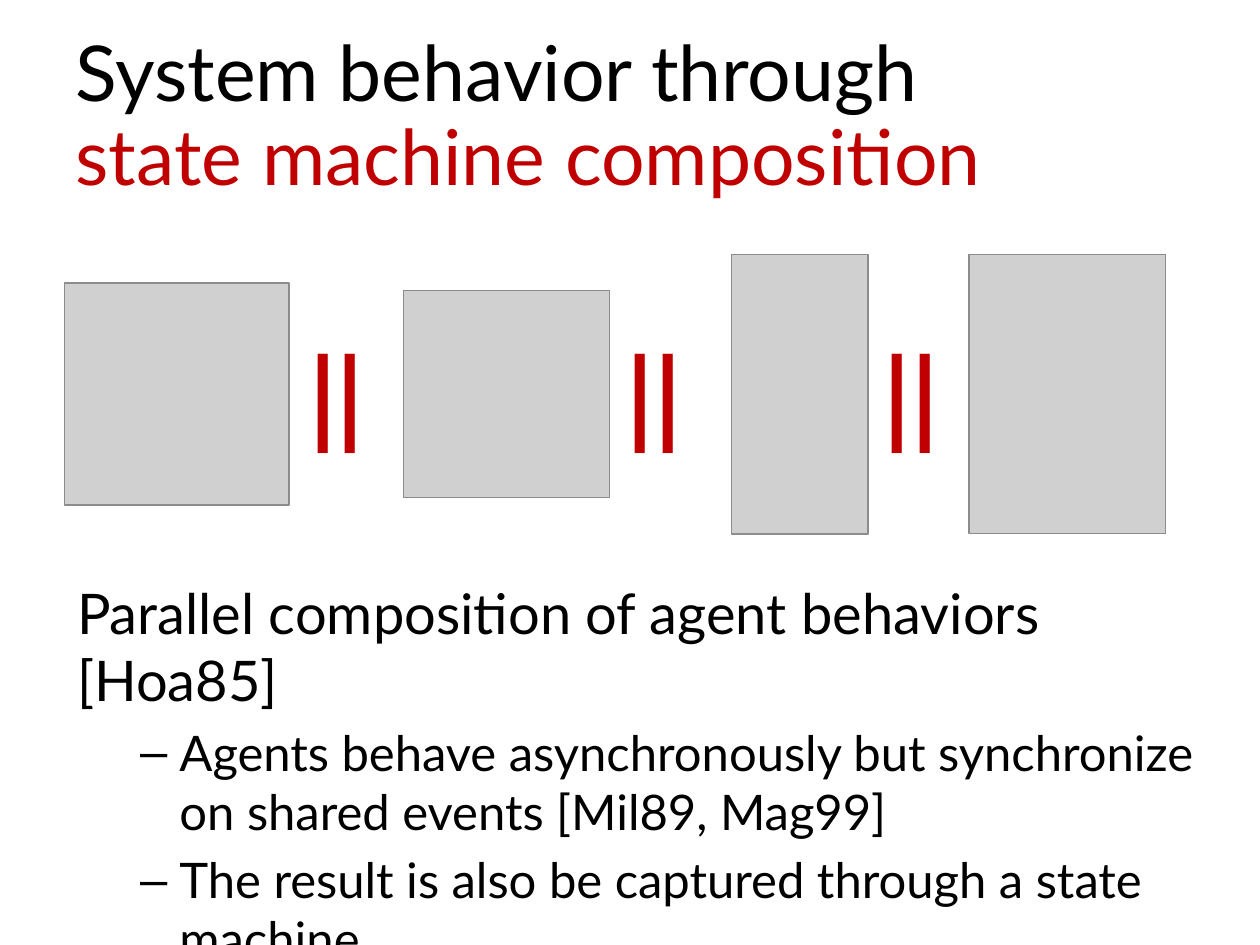
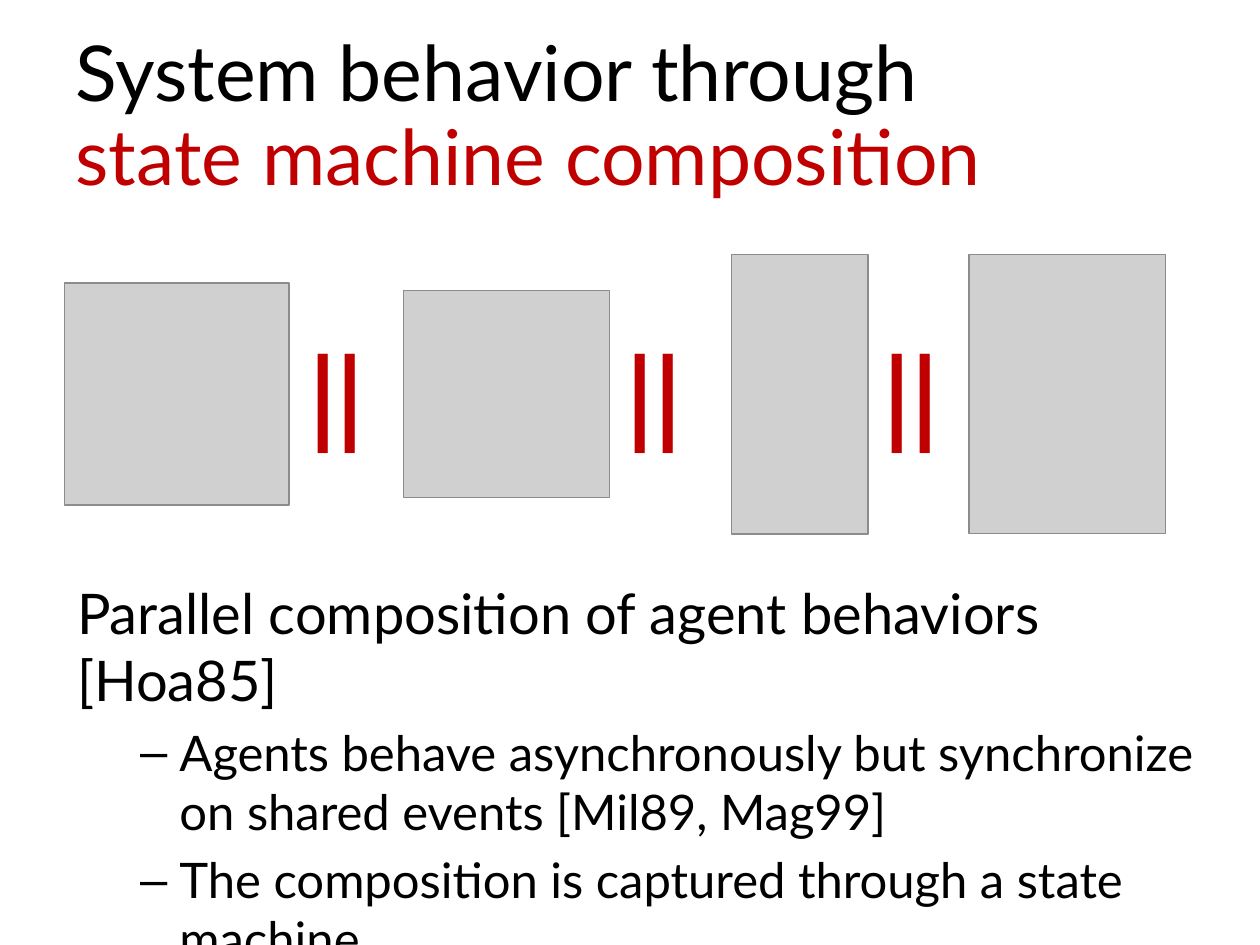
Before and after one commit to blambeau/phd, a slide deck: slide 26 of public-defense/slides.pptx. Drawn at 1260x945 pixels with LibreOffice and Linux fonts; fonts in the diff are those of the drawing; grey boxes stand for pictures. Boxes give left, top, right and bottom in pixels: in the first picture for what was removed or moved away, otherwise in the second. Text is boxed around its words. In the diff, an @@ line names an element or a change of style, - is before the commit and + after.

```diff
--- a/public-defense/slides.pptx
+++ b/public-defense/slides.pptx
@@ text at (x1=179, y1=862, x2=1123, y2=907): text changed @@
-  – The result is also be captured through a state machine
+  – The composition is captured through a state machine
```
Also in this commit, not shown: 4 other slides changed, 3 slides added, 1 other file.
